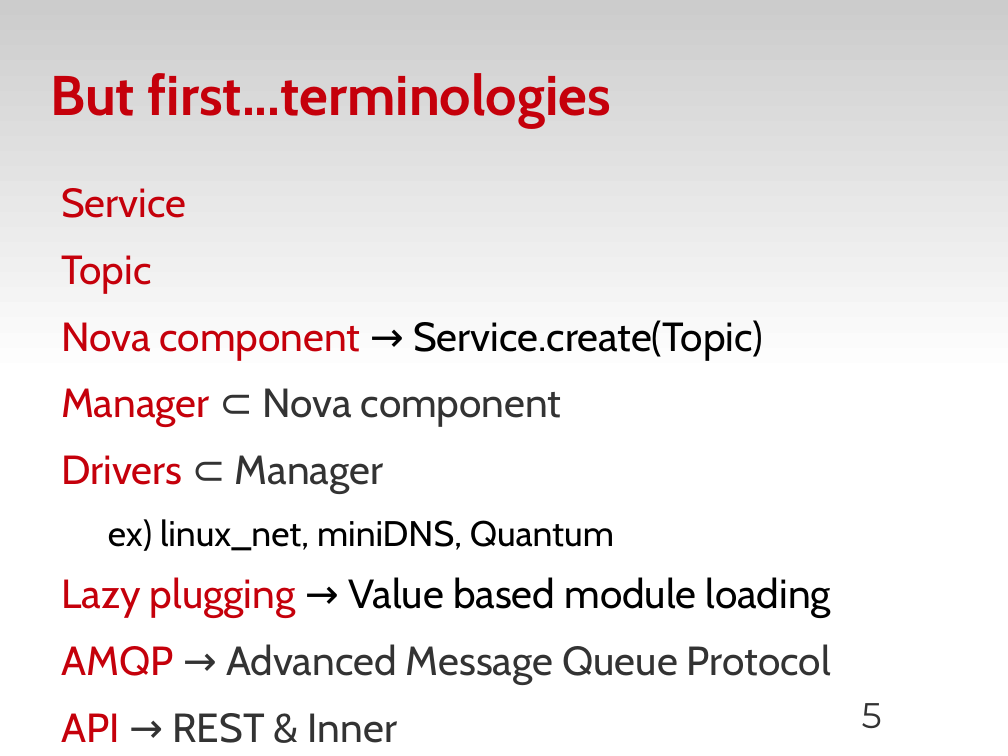
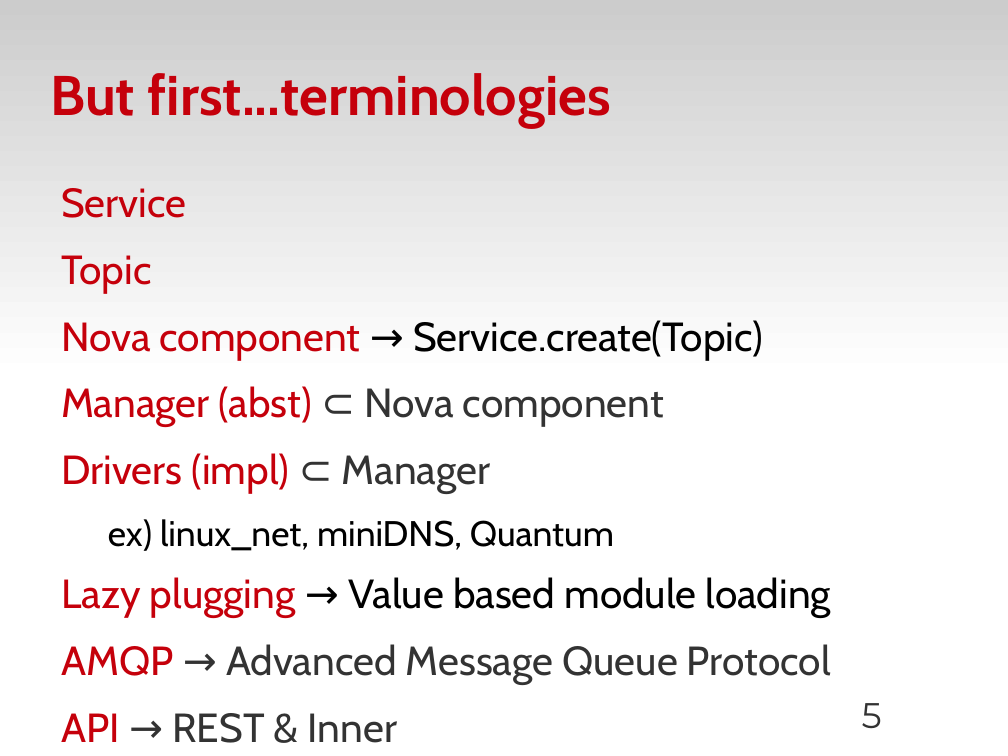
Before and after one commit to zyluo/talk-COSUG-2012, a slide deck: slide 5 of COSUG-2012-LZY.odp. Drawn at 1008x756 pixels with LibreOffice and Linux fonts; fonts in the diff are those of the drawing; background and template pictures are left out. Boxes give left, top, right and bottom in pixels: in the first picture for what was removed or moved away, otherwise in the second. Text is boxed around its words. In the diff, an @@ line names an element or a change of style, - is before the commit and + after.

Commit message:
fix more typos

```diff
--- a/COSUG-2012-LZY.odp
+++ b/COSUG-2012-LZY.odp
@@ text at (x1=61, y1=386, x2=664, y2=493): text changed; text colour #333333 to #C5000B @@
-Manager ⊂ Nova component
-Drivers ⊂ Manager
+Manager (abst) ⊂ Nova component
+Drivers (impl) ⊂ Manager
```
Also in this commit, not shown: 6 other slides changed.
